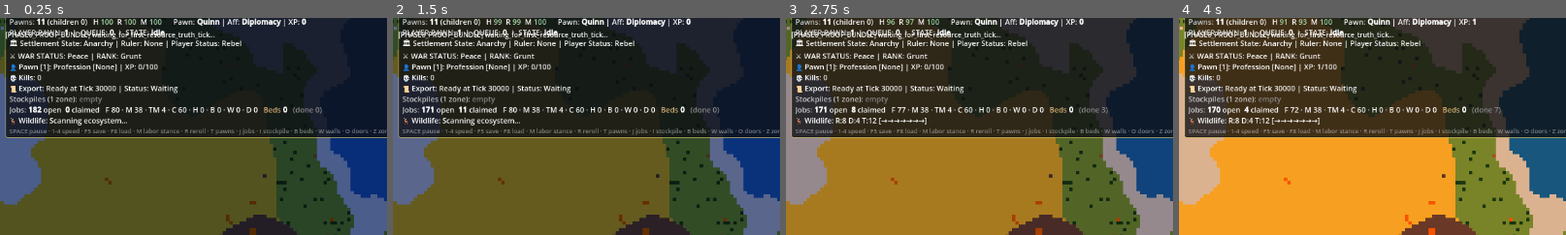
Above: before the commit, frames 1-4 (left to right).
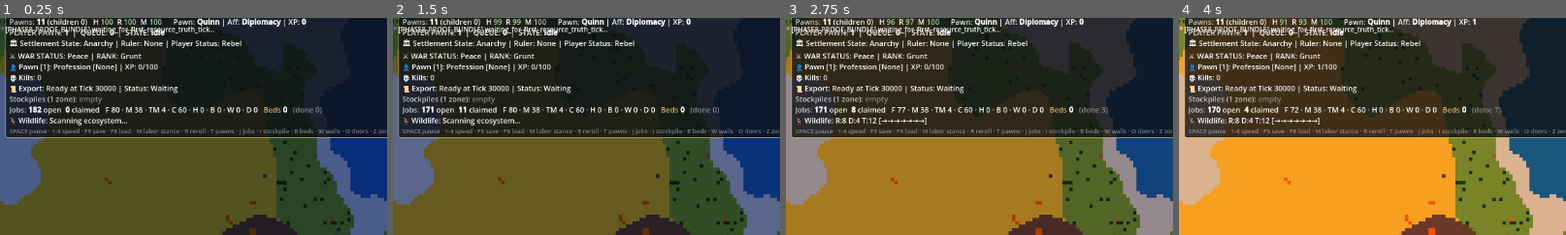
Above: after the commit, the same moments.

Repository: PVAGR/HeelKawn1
Game: Godot game, scene res://scenes/main/Main.tscn
The game is run twice, just before and just after one commit, with the same random seed, the same clock (stepped at 60 frames per second) and the same inputs.
Inputs (mouse positions are % of the whole screen's width and height, from its top left):
- Up to frame 1 (0.25 s): no input
- Up to frame 2 (1.5 s): click "1x [1]" at 0.5 s; click "3x [2]" at 1.25 s
- Up to frame 3 (2.75 s): click "6x [3]" at 2 s
- Up to frame 4 (4 s): tap Enter at 2.75, 2.85 s; move the mouse to (72, 45) at 2.77 s; hold Right (ui_right) 2.78-3.5 s; click (72, 45) at 2.92 s; tap Space at 3.02 s; click "12x [4]" at 3.5 s
The pictures show only the part of the screen within x 0-50%, y 7-57%; the shares and areas given below are measured in that part.

The runs differ from the first frame. In frame 1, 1.6% of the frame differs, in the area x 1-56%, y 3-10%; in frame 2, 1.6%; in frame 3, 1.6%; in frame 4, 1.6%.

Commit message:
Make Phase 8 terminal proof result persist and visible
Made-with: Cursor

Diff:
--- a/autoloads/SettlementMemory.gd
+++ b/autoloads/SettlementMemory.gd
@@ -48,6 +48,8 @@
 const RESOURCE_BALANCE_MATERIAL_STOCKED_MAX: int = 18
 const PHASE8_PROOF_RUNNER_AUTO_ENABLED: bool = true
 const PHASE8_PROOF_RUNNER_MAX_WAIT_TICKS: int = 30000
+## Debug-only: freeze simulation when terminal proof PASS/FAIL/INCONCLUSIVE is emitted so the result stays on-screen.
+const PHASE8_PROOF_PAUSE_ON_TERMINAL_RESULT: bool = true
 ## Work-focus specialization identity is derived ONLY from cached [resource_pressure]
 ## (job-demand proxy). It is NOT true stock scarcity; read-only for HUD/diagnostics.
 const SPECIALIZATION_PHASE_UNKNOWN: String = "UNKNOWN"
@@ -118,6 +120,8 @@
 var _phase8_proof_runner_armed_once: bool = false
 var _phase8_proof_run_id: String = ""
 var _phase8_proof_terminal_summary_emitted: bool = false
+## Final terminal summary line for this run; freezes bundle heartbeat once set (debug UX).
+var _phase8_proof_terminal_line: String = ""
 
 
 func _ready() -> void:
@@ -128,6 +132,9 @@
 func _phase8_proof_reset_session_state() -> void:
 	if not OS.is_debug_build():
 		return
+	var tree: SceneTree = get_tree()
+	if tree != null and tree.paused:
+		tree.paused = false
 	_phase8_proof_latest_bundle_line = ""
 	_phase8_proof_preferred_center_region = -1
 	_phase8_proof_last_clipboard_line = ""
@@ -147,6 +154,7 @@
 	_phase8_proof_runner_started_tick = -1
 	_phase8_proof_runner_armed_once = false
 	_phase8_proof_terminal_summary_emitted = false
+	_phase8_proof_terminal_line = ""
 	_phase8_proof_run_id = "run_%d_%d" % [Time.get_unix_time_from_system(), Time.get_ticks_msec()]
 	print("[PHASE8_PROOF_SESSION] run_id=%s status=reset" % _phase8_proof_run_id)
 
@@ -1053,6 +1061,20 @@
 	return _phase8_proof_latest_bundle_line
 
 
+func get_phase8_proof_terminal_line() -> String:
+	return _phase8_proof_terminal_line
+
+
+func _phase8_proof_debug_pause_on_terminal_result() -> void:
+	if not OS.is_debug_build() or not PHASE8_PROOF_PAUSE_ON_TERMINAL_RESULT:
+		return
+	var tree: SceneTree = get_tree()
+	if tree == null or tree.paused:
+		return
+	tree.paused = true
+	print("[PHASE8_PROOF] paused=true note=terminal_result_visibility tree_can_unpause_on_next_debug_session_reset")
+
+
 func _phase8_proof_bundle_line_for_settlement(st: Dictionary, tick: int, source: String) -> String:
 	var center: int = int(st.get("center_region", -1))
 	var committed_state: String = str(st.get("state", "unknown"))
@@ -1132,6 +1154,8 @@
 
 func _emit_phase8_proof_bundle(tick: int) -> void:
 	if not OS.is_debug_build():
+		return
+	if _phase8_proof_terminal_line != "":
 		return
 	var chosen: Dictionary = _pick_phase8_proof_bundle_settlement()
 	var line: String = ""
@@ -1319,9 +1343,11 @@
 		int(r.get("total_stock_units", 0)),
 	]
 	print(summary_line)
+	_phase8_proof_terminal_line = summary_line
 	_phase8_proof_latest_bundle_line = summary_line
 	phase8_proof_bundle_emitted.emit(summary_line)
 	_phase8_proof_try_clipboard_set(summary_line)
+	_phase8_proof_debug_pause_on_terminal_result()
 
 
 func _phase8_proof_find_settlement_by_center(center_region: int) -> Dictionary:
--- a/scenes/main/Main.gd
+++ b/scenes/main/Main.gd
@@ -977,22 +977,43 @@
 	_phase8_proof_overlay_text.scroll_active = true
 	_phase8_proof_overlay_text.selection_enabled = false
 	_phase8_proof_overlay_text.mouse_filter = Control.MOUSE_FILTER_IGNORE
-	_phase8_proof_overlay_text.position = Vector2(8, 64)
-	_phase8_proof_overlay_text.size = Vector2(1240, 56)
+	_phase8_proof_overlay_text.position = Vector2(8, 56)
+	_phase8_proof_overlay_text.size = Vector2(1240, 96)
 	_phase8_proof_overlay_text.add_theme_font_size_override("normal_font_size", 10)
 	_phase8_proof_overlay_layer.add_child(_phase8_proof_overlay_text)
 	if not SettlementMemory.phase8_proof_bundle_emitted.is_connected(_on_phase8_proof_bundle_emitted):
 		SettlementMemory.phase8_proof_bundle_emitted.connect(_on_phase8_proof_bundle_emitted)
-	var last_line: String = SettlementMemory.get_phase8_proof_latest_bundle_line()
+	var terminal_line: String = SettlementMemory.get_phase8_proof_terminal_line()
+	var last_line: String = ""
+	if terminal_line != "":
+		last_line = terminal_line
+	else:
+		last_line = SettlementMemory.get_phase8_proof_latest_bundle_line()
 	if last_line == "":
 		last_line = "[PHASE8_PROOF_BUNDLE] waiting_for_first_resource_truth_tick..."
 	_phase8_proof_overlay_text.text = last_line
+	_refresh_phase8_proof_overlay_style()
+
+
+func _refresh_phase8_proof_overlay_style() -> void:
+	if _phase8_proof_overlay_text == null or not is_instance_valid(_phase8_proof_overlay_text):
+		return
+	var terminal_line: String = SettlementMemory.get_phase8_proof_terminal_line()
+	if terminal_line != "":
+		_phase8_proof_overlay_text.add_theme_font_size_override("normal_font_size", 13)
+	else:
+		_phase8_proof_overlay_text.add_theme_font_size_override("normal_font_size", 10)
 
 
 func _on_phase8_proof_bundle_emitted(bundle_line: String) -> void:
 	if _phase8_proof_overlay_text == null or not is_instance_valid(_phase8_proof_overlay_text):
 		return
-	_phase8_proof_overlay_text.text = bundle_line
+	var terminal_line: String = SettlementMemory.get_phase8_proof_terminal_line()
+	if terminal_line != "":
+		_phase8_proof_overlay_text.text = terminal_line
+	else:
+		_phase8_proof_overlay_text.text = bundle_line
+	_refresh_phase8_proof_overlay_style()
 
 
 func _update_phase8_proof_bundle_preferred_center() -> void:
